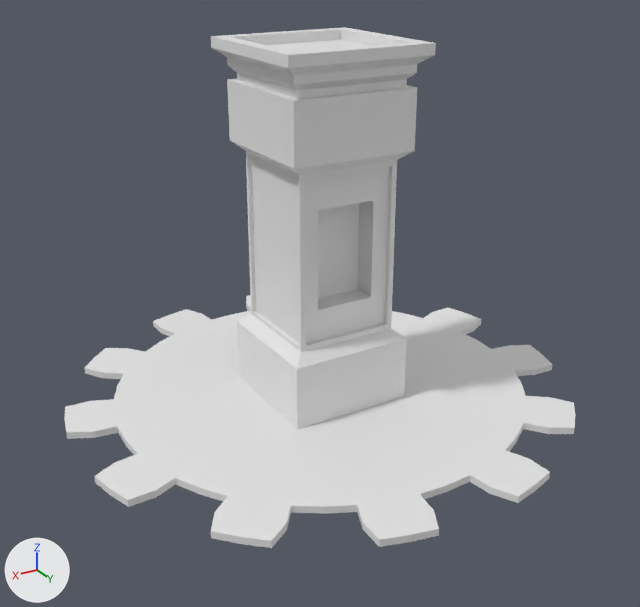
An edit to the glTF model public/models/stand_bronce.glb, drawn before and after from the same camera.
Before and after are seen from a 50 mm lens placed at (20.5, 34.2, 22.0), pointed at (0.7, 1.2, 5.5). Every picture has the same lights, and +X, +Y and +Z are marked at lower left. The first picture is the older version. Where no turn or scale is listed for an object, it has been applied to the vertices. Vertices at exactly the same position are counted once.

Script lines for the objects in view, before the commit:
```python
me_cube = bpy.data.meshes.new('Cube')
me_cube.from_pydata(...)  # 96 vertices, 188 faces; spans x -3.5..3.5, y -3.5..3.5, z -7.7..9.5
me_cube.materials.append(mat_material)  # white #e7e7e7
me_gear = bpy.data.meshes.new('Gear')
me_gear.from_pydata(...)  # 336 vertices, 672 faces; spans x -12.4..12.4, y -12.4..12.4, z -0.2..0.2
ob_estructura_principal = bpy.data.objects.new('ESTRUCTURA_PRINCIPAL', me_cube)
ob_estructura_principal.location = (0.0, 0.0, 7.78)
ob_mecanismo_emgranaje = bpy.data.objects.new('MECANISMO_EMGRANAJE', me_gear)
ob_mecanismo_emgranaje.location = (0.0, 0.0, 0.24)
```
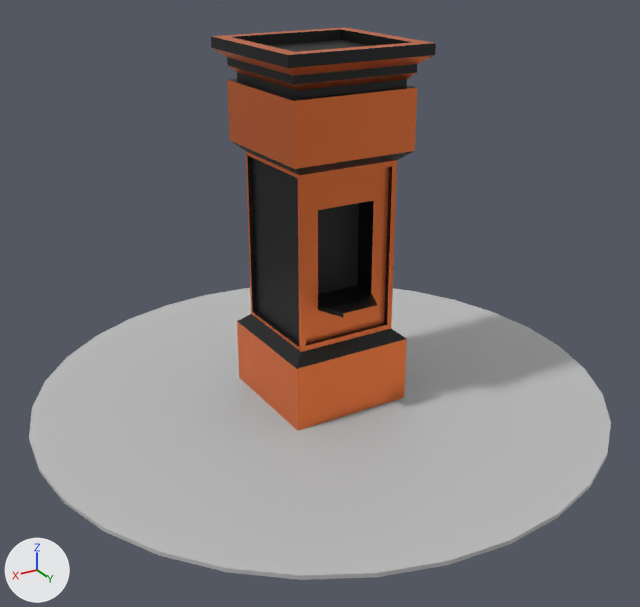
Edits to the scene script, one JSON object a line:
```json
{"op": "add", "block": "mat_bronce", "code": ["mat_bronce = principled_material('bronce')", "mat_bronce.base_color = (1.0, 0.246, 0.0726)  # orange #ff884c", "mat_bronce.metallic = 1.0", "mat_bronce.roughness = 0.4"]}
{"op": "add", "block": "mat_negro", "code": ["mat_negro = principled_material('negro')", "mat_negro.base_color = (0.0, 0.0, 0.0)  # black #000000"]}
{"op": "add", "block": "mat_material_001", "code": ["mat_material_001 = principled_material('Material.001')", "mat_material_001.base_color = (0.521, 0.521, 0.521)  # light grey #bfbfbf"]}
{"block": "me_cube", "where": "# used by ob_estructura_principal; location = (0.0, 0.0, 7.78)"}
{"op": "remove", "block": "me_cube", "code": "me_cube.from_pydata(...)  # 96 vertices, 188 faces; spans x -3.5..3.5, y -3.5..3.5, z -7.7..9.5"}
{"op": "add", "block": "me_cube", "code": "me_cube.from_pydata(...)  # 104 vertices, 204 faces; spans x -3.5..3.5, y -3.5..3.6, z -7.7..9.5"}
{"block": "me_cube", "change": "me_cube part 1"}
{"block": "me_cube", "change": "2 faces are deleted"}
{"block": "me_cube", "change": "8 vertices are added at x -1.5..1.5, y 1.1..3.6, z -2.1..-1.9"}
{"block": "me_cube", "change": "14 new faces join them, mat_negro (black #000000)"}
{"block": "me_cube", "change": "4 new faces join them, mat_bronce (orange #ff884c)"}
{"block": "me_cube", "change": "me_cube part 2: 106 faces spanning x -3.5..3.5, y -3.5..3.5, z -7.7..9.5 switch from mat_material (white #e7e7e7) to mat_negro (black #000000)"}
{"block": "me_cube", "change": "me_cube part 3: 80 faces spanning x -3.5..3.5, y -3.5..3.5, z -7.7..9.5 switch from mat_material (white #e7e7e7) to mat_bronce (orange #ff884c)"}
{"op": "add", "block": "me_cylinder", "code": ["me_cylinder = bpy.data.meshes.new('Cylinder')", "me_cylinder.from_pydata(...)  # a 32-sided cylinder along z spanning x -14.2..14.2, y -14.2..14.2, z -0.1..0.1", "me_cylinder.materials.append(mat_material_001)  # light grey #bfbfbf"]}
{"op": "remove", "block": "ob_mecanismo_emgranaje", "code": ["ob_mecanismo_emgranaje = bpy.data.objects.new('MECANISMO_EMGRANAJE', me_gear)", "ob_mecanismo_emgranaje.location = (0.0, 0.0, 0.24)"]}
{"op": "add", "block": "ob_cylinder", "code": ["ob_cylinder = bpy.data.objects.new('Cylinder', me_cylinder)", "ob_cylinder.location = (0.0, 0.0, 0.14)"]}
```

What differs and where, as boxes [x1, y1, x2, y2] in the pictures (640 x 607 px):
```json
{"object": "Cylinder", "change": "added", "after": [29, 288, 611, 580]}
{"object": "MECANISMO_EMGRANAJE", "change": "deleted", "before": [64, 295, 576, 548]}
{"object": "ESTRUCTURA_PRINCIPAL", "change": "reshaped", "before": [211, 27, 436, 429], "after": [211, 27, 436, 431]}
{"part": 1, "of": "me_cube", "change": "built on", "before": [318, 289, 370, 310], "after": [318, 285, 378, 318]}
{"part": 2, "of": "me_cube", "change": "recoloured", "before": [211, 29, 436, 369], "after": [211, 29, 436, 369], "on screen": "white to black"}
{"part": 3, "of": "me_cube", "change": "recoloured", "before": [212, 27, 435, 429], "after": [212, 27, 435, 429], "on screen": "white to orange"}
```
